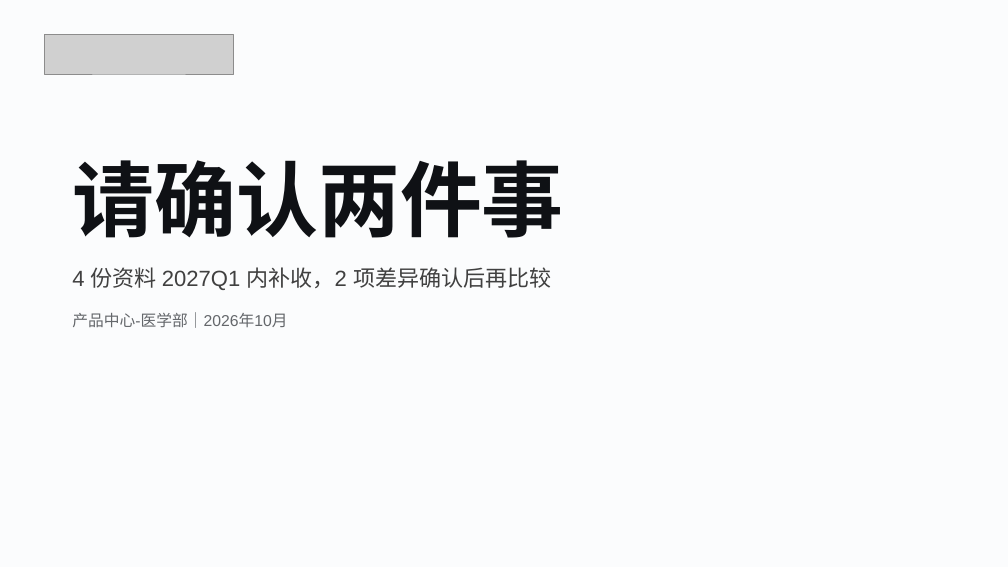
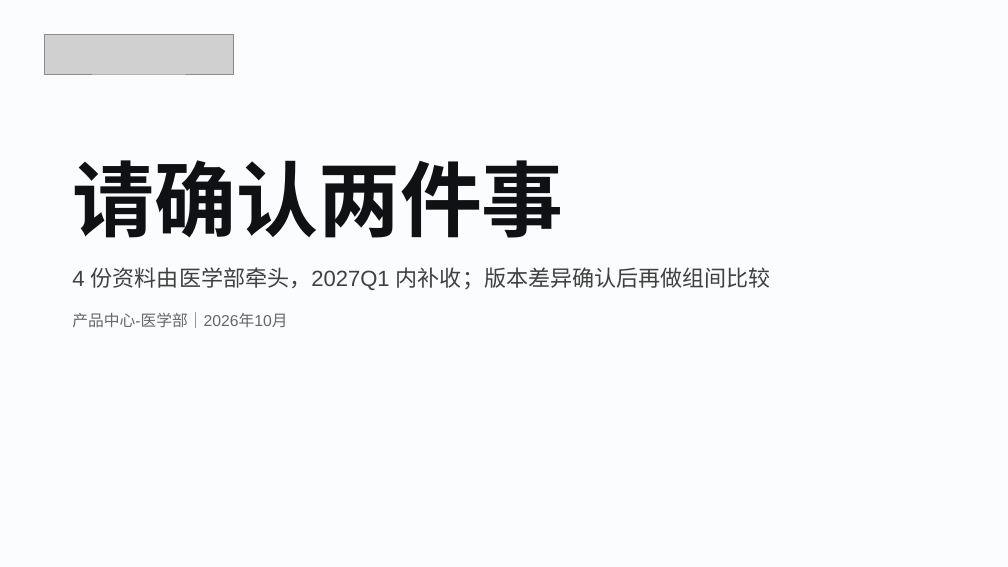
Before and after one commit to smkzw/kangzhe-design, a slide deck: slide 6 of examples/reference/pptx-default/kangzhe_integrity_default.pptx. Drawn at 1008x567 pixels with LibreOffice and Linux fonts; fonts in the diff are those of the drawing; grey boxes stand for pictures; background and template pictures are left out. Boxes give left, top, right and bottom in pixels: in the first picture for what was removed or moved away, otherwise in the second. Text is boxed around its words. In the diff, an @@ line names an element or a change of style, - is before the commit and + after.

```diff
--- a/examples/reference/pptx-default/kangzhe_integrity_default.pptx
+++ b/examples/reference/pptx-default/kangzhe_integrity_default.pptx
@@ text at box(72, 267, 771, 290): text changed @@
-4 份资料 2027Q1 内补收，2 项差异确认后再比较
+4 份资料由医学部牵头，2027Q1 内补收；版本差异确认后再做组间比较
```
Also in this commit, not shown: 5 other slides changed, 44 other files.
